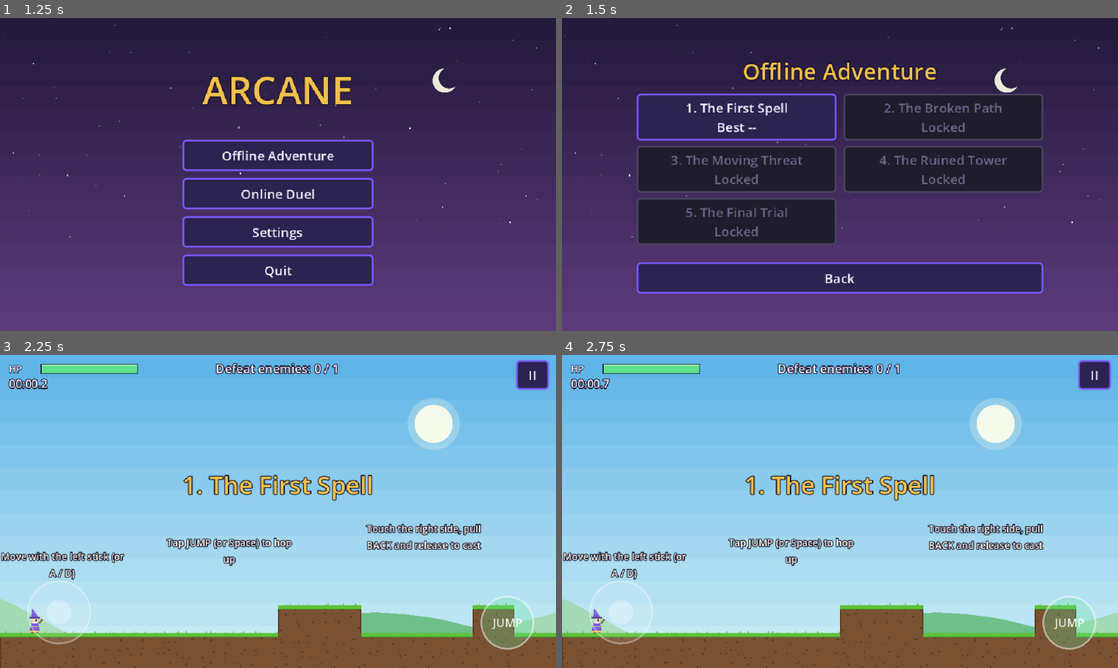
Above: before the commit, frames 1-4 (two rows, left to right).
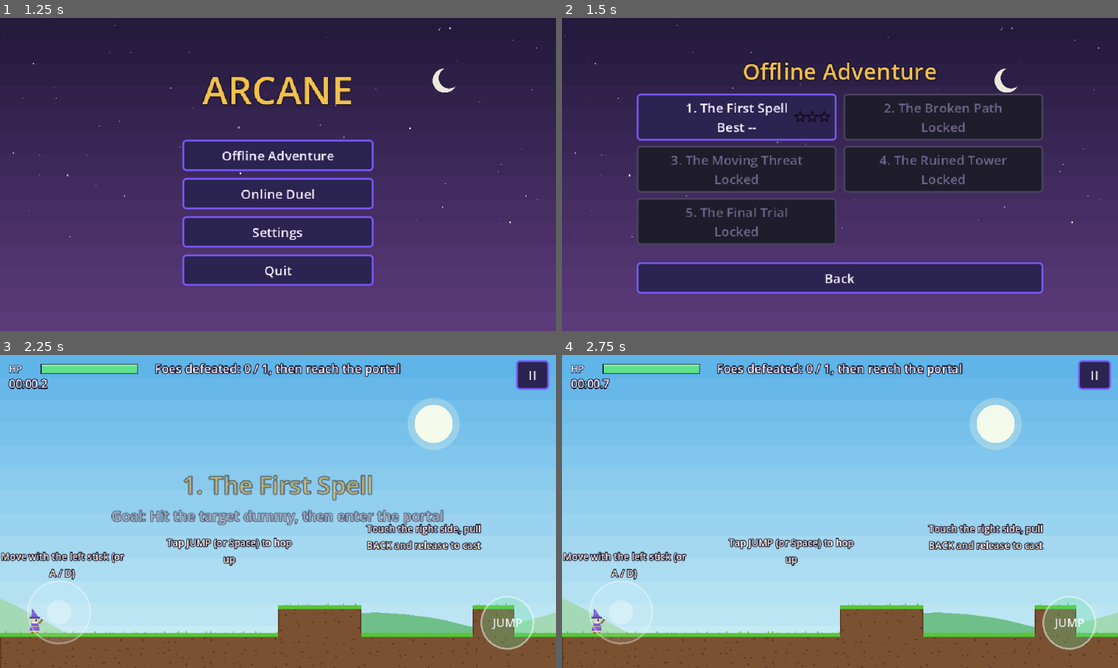
Above: after the commit, the same moments.

Repository: Lynnield/Arcane
Game: Godot game, scene res://scenes/ui/title.tscn
The game is run twice, just before and just after one commit, with the same random seed, the same clock (stepped at 60 frames per second) and the same inputs.
Inputs (mouse positions are in pixels of both pictures, inside the frame that each line leads up to):
- Up to frame 1 (1.25 s): tap Enter at 0.5 s; move the mouse to (400, 158) at 0.52 s; hold D (move_right) from 0.53 s (still down); tap P at 0.6 s; click (400, 158) at 0.67 s; tap Space (jump) at 0.77 s
- Up to frame 2 (1.5 s): release D (move_right) at 1.25 s; click "Offline Adventure" at 1.25 s
- Up to frame 3 (2.25 s): click "1. The First Spell Best --" at 2 s
- Up to frame 4 (2.75 s): no input

Frame 1 is identical in both runs. In frame 2, less than 0.1% of the frame differs, in the area x 41-49%, y 29-34%; in frame 3, 3.9%, in the area x 20-80%, y 2-55%; in frame 4, 2.4%.

Commit message:
feat: show level goal at start and award 1-3 stars by clear time
Each level now shows a goal line under its title and a clearer objective in the HUD. Clear time against a per-level par awards 1-3 stars, saved with progress and shown on level select and the result screen. Orientation is locked to landscape (R9).

Diff:
--- a/project.godot
+++ b/project.godot
@@ -33,7 +33,7 @@
 window/size/window_height_override=720
 window/stretch/mode="canvas_items"
 window/stretch/aspect="expand"
-window/handheld/orientation=4
+window/handheld/orientation=0
 
 [input_devices]
 
--- a/scripts/autoload/game.gd
+++ b/scripts/autoload/game.gd
@@ -60,10 +60,11 @@
 
 func finish_level(index: int, won: bool, time: float) -> void:
 	var new_best := false
+	var stars := LevelData.stars_for(index, time) if won else 0
 	if won:
-		new_best = Save.record_completion(index, time)
+		new_best = Save.record_completion(index, time, stars)
 	last_result = {
-		"mode": "campaign", "level": index, "won": won, "time": time,
+		"mode": "campaign", "level": index, "won": won, "time": time, "stars": stars,
 		"best": Save.get_best_time(index), "new_best": new_best,
 		"has_next": won and index < LevelData.COUNT,
 	}
--- a/scripts/autoload/save_system.gd
+++ b/scripts/autoload/save_system.gd
@@ -7,6 +7,7 @@
 
 var unlocked := 1
 var best_times: Dictionary = {}
+var best_stars: Dictionary = {}
 var master_volume := 0.8
 var large_text := false
 var last_ip := ""
@@ -28,10 +29,14 @@
 		return
 	unlocked = clampi(int(_number(cfg.get_value("progress", "unlocked", 1), 1.0)), 1, LevelData.COUNT)
 	best_times.clear()
+	best_stars.clear()
 	for i in range(1, LevelData.COUNT + 1):
 		var t := _number(cfg.get_value("best_times", "level_%d" % i, -1.0), -1.0)
 		if t > 0.0 and is_finite(t):
 			best_times[i] = t
+		var s := int(_number(cfg.get_value("best_stars", "level_%d" % i, 0), 0.0))
+		if s > 0:
+			best_stars[i] = clampi(s, 1, 3)
 	master_volume = clampf(_number(cfg.get_value("settings", "master_volume", 0.8), 0.8), 0.0, 1.0)
 	var big = cfg.get_value("settings", "large_text", false)
 	large_text = big is bool and big
@@ -44,6 +49,8 @@
 	cfg.set_value("progress", "unlocked", unlocked)
 	for i in best_times:
 		cfg.set_value("best_times", "level_%d" % i, best_times[i])
+	for i in best_stars:
+		cfg.set_value("best_stars", "level_%d" % i, best_stars[i])
 	cfg.set_value("settings", "master_volume", master_volume)
 	cfg.set_value("settings", "large_text", large_text)
 	cfg.set_value("settings", "last_ip", last_ip)
@@ -60,10 +67,15 @@
 	return best_times.get(level, -1.0)
 
 
-## Unlocks the next level and stores the time if it beats the record.
-## Returns true when this run is a new best.
-func record_completion(level: int, time: float) -> bool:
+func get_best_stars(level: int) -> int:
+	return best_stars.get(level, 0)
+
+
+## Unlocks the next level, keeps the most stars earned and stores the time
+## if it beats the record. Returns true when this run is a new best time.
+func record_completion(level: int, time: float, stars: int) -> bool:
 	unlocked = maxi(unlocked, mini(level + 1, LevelData.COUNT))
+	best_stars[level] = maxi(stars, get_best_stars(level))
 	var new_best := not best_times.has(level) or time < float(best_times[level])
 	if new_best:
 		best_times[level] = time
@@ -74,6 +86,7 @@
 func reset_progress() -> void:
 	unlocked = 1
 	best_times.clear()
+	best_stars.clear()
 	save_data()
 
 
--- a/scripts/hud.gd
+++ b/scripts/hud.gd
@@ -15,6 +15,7 @@
 var _time_label: Label
 var _objective: Label
 var _message: Label
+var _sub_message: Label
 var _message_tween: Tween
 var _overlay: ColorRect
 var _overlay_box: VBoxContainer
@@ -73,6 +74,13 @@
 	_message.offset_bottom = -60
 	_message.mouse_filter = Control.MOUSE_FILTER_IGNORE
 	_root.add_child(_message)
+
+	_sub_message = UiKit.label("", 16, UiKit.TEXT)
+	_sub_message.set_anchors_preset(Control.PRESET_FULL_RECT)
+	_sub_message.vertical_alignment = VERTICAL_ALIGNMENT_CENTER
+	_sub_message.offset_top = 10
+	_sub_message.mouse_filter = Control.MOUSE_FILTER_IGNORE
+	_root.add_child(_sub_message)
 
 	_overlay = ColorRect.new()
 	_overlay.color = Color(0, 0, 0, 0.6)
@@ -110,14 +118,19 @@
 	_objective.text = text
 
 
-func show_message(text: String, duration: float = 1.6) -> void:
+## `sub` is an optional smaller line under the message (e.g. the level goal).
+func show_message(text: String, duration: float = 1.6, sub: String = "") -> void:
 	_message.text = text
+	_sub_message.text = sub
 	_message.modulate.a = 1.0
+	_sub_message.modulate.a = 1.0
 	if _message_tween:
 		_message_tween.kill()
 	_message_tween = create_tween()
 	_message_tween.tween_interval(duration)
+	_message_tween.set_parallel()
 	_message_tween.tween_property(_message, "modulate:a", 0.0, 0.4)
+	_message_tween.tween_property(_sub_message, "modulate:a", 0.0, 0.4)
 
 
 func is_menu_open() -> bool:
--- a/scripts/level.gd
+++ b/scripts/level.gd
@@ -75,7 +75,8 @@
 	hud.set_health(player.health, player.max_health)
 	hud.set_time(0.0)
 	_update_objective()
-	hud.show_message("%d. %s" % [level_index, LevelData.level_name(level_index)], 1.8)
+	hud.show_message("%d. %s" % [level_index, LevelData.level_name(level_index)], 2.6,
+		"Goal: " + LevelData.goal(level_index))
 	if enemies_total == 0:
 		exit_portal.unlock()
 
@@ -155,9 +156,9 @@
 
 func _update_objective() -> void:
 	if enemies_left > 0:
-		hud.set_objective("Defeat enemies: %d / %d" % [enemies_total - enemies_left, enemies_total])
+		hud.set_objective("Foes defeated: %d / %d, then reach the portal" % [enemies_total - enemies_left, enemies_total])
 	else:
-		hud.set_objective("Reach the portal!")
+		hud.set_objective("Portal open - reach it!")
 
 
 func _on_enemy_defeated(_enemy: Enemy) -> void:
--- a/scripts/ui/level_select.gd
+++ b/scripts/ui/level_select.gd
@@ -21,6 +21,14 @@
 		var b := UiKit.button(text, func() -> void: Game.start_level(level), 230.0)
 		b.custom_minimum_size.y = 52 if Save.large_text else 44
 		b.disabled = not Save.is_unlocked(i)
+		if Save.is_unlocked(i):
+			var stars := StarRow.new(Save.get_best_stars(i), 6.0)
+			stars.set_anchors_preset(Control.PRESET_CENTER_RIGHT)
+			stars.offset_left = -50
+			stars.offset_right = -6
+			stars.offset_top = -7
+			stars.offset_bottom = 7
+			b.add_child(stars)
 		grid.add_child(b)
 	box.add_child(UiKit.spacer(4))
 	box.add_child(UiKit.button("Back", func() -> void: Game.goto(Game.MAIN_MENU), 160.0))
--- a/scripts/ui/results.gd
+++ b/scripts/ui/results.gd
@@ -13,11 +13,14 @@
 		var level: int = r["level"]
 		box.add_child(UiKit.label("Level Complete!" if won else "Defeated", 34, UiKit.GOLD if won else Color("ff7a7a")))
 		box.add_child(UiKit.label("%d. %s" % [level, LevelData.level_name(level)], 16, UiKit.MUTED))
+		box.add_child(StarRow.new(r.get("stars", 0), 14.0))
+		box.add_child(UiKit.label("Time  " + Game.format_time(r["time"]), 18))
 		if won:
-			box.add_child(UiKit.label("Time  " + Game.format_time(r["time"]), 18))
-			box.add_child(UiKit.label("Best  " + Game.format_time(r["best"]), 15, UiKit.MUTED))
+			box.add_child(UiKit.label("Best  %s   (3 stars: under %s)" % [Game.format_time(r["best"]), Game.format_time(LevelData.par_time(level))], 15, UiKit.MUTED))
 			if r["new_best"]:
 				box.add_child(UiKit.label("New best time!", 16, UiKit.GOLD))
+		else:
+			box.add_child(UiKit.label("Your wizard ran out of health. Try again!", 15, UiKit.MUTED))
 		box.add_child(UiKit.spacer(8))
 		if r["has_next"]:
 			box.add_child(UiKit.button("Next Level", func() -> void: Game.start_level(level + 1)))
--- /dev/null
+++ b/scripts/ui/star_row.gd
@@ -0,0 +1,32 @@
+class_name StarRow
+extends Control
+## Draws 0-3 earned stars out of 3 (drawn, so no font glyph is needed).
+
+var stars := 0:
+	set(value):
+		stars = clampi(value, 0, 3)
+		queue_redraw()
+var star_size := 10.0
+
+
+func _init(earned: int = 0, size_px: float = 10.0) -> void:
+	stars = earned
+	star_size = size_px
+	mouse_filter = Control.MOUSE_FILTER_IGNORE
+	custom_minimum_size = Vector2(star_size * 2.0 * 3.0 + star_size, star_size * 2.0)
+
+
+func _draw() -> void:
+	var gap := star_size * 2.3
+	var start := size.x / 2.0 - gap
+	for i in 3:
+		var c := Vector2(start + i * gap, size.y / 2.0)
+		var points := PackedVector2Array()
+		for p in 10:
+			var r := star_size if p % 2 == 0 else star_size * 0.45
+			var a := -PI / 2.0 + p * PI / 5.0
+			points.append(c + Vector2(cos(a), sin(a)) * r)
+		var earned := i < stars
+		draw_colored_polygon(points, UiKit.GOLD if earned else Color(0.2, 0.17, 0.32, 0.9))
+		points.append(points[0])
+		draw_polyline(points, Color("120c22"), 1.5)
--- a/scripts/world/level_data.gd
+++ b/scripts/world/level_data.gd
@@ -9,10 +9,36 @@
 const COUNT := 5
 const HEIGHT := 23
 const NAMES := ["The First Spell", "The Broken Path", "The Moving Threat", "The Ruined Tower", "The Final Trial"]
+const GOALS := [
+	"Hit the target dummy, then enter the portal",
+	"Cross the broken path and defeat both sentries",
+	"Defeat all 6 foes - the goblins keep moving",
+	"Climb the ruined tower and defeat all 6 foes",
+	"Defeat the Guardian, then enter the portal",
+]
+## Clear time (seconds) for 3 stars; up to 1.5x par earns 2 stars.
+const PAR_TIMES := [30.0, 50.0, 85.0, 100.0, 70.0]
 
 
 static func level_name(index: int) -> String:
 	return str(NAMES[clampi(index, 1, COUNT) - 1])
+
+
+static func goal(index: int) -> String:
+	return str(GOALS[clampi(index, 1, COUNT) - 1])
+
+
+static func par_time(index: int) -> float:
+	return float(PAR_TIMES[clampi(index, 1, COUNT) - 1])
+
+
+static func stars_for(index: int, time: float) -> int:
+	var par := par_time(index)
+	if time <= par:
+		return 3
+	if time <= par * 1.5:
+		return 2
+	return 1
 
 
 ## World position of the feet of something standing in `tile`.
Not shown, added: scripts/ui/star_row.gd.uid
